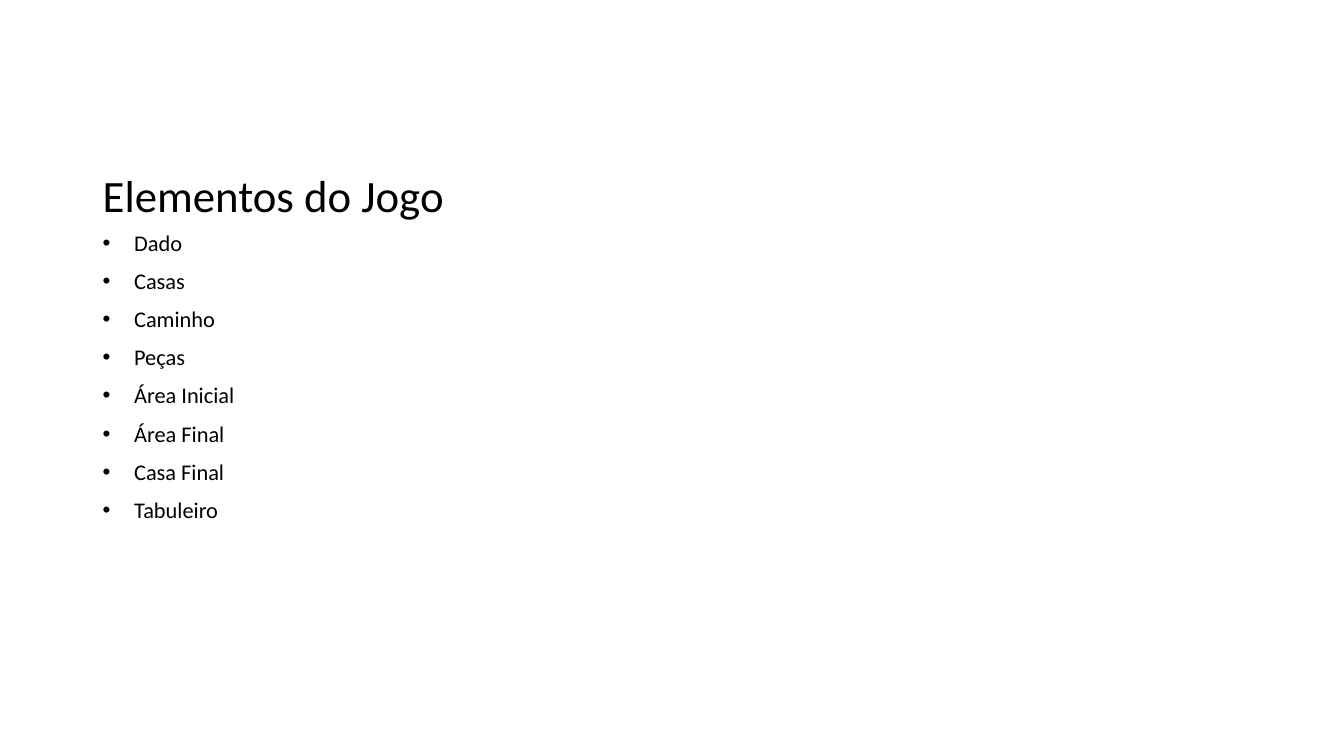
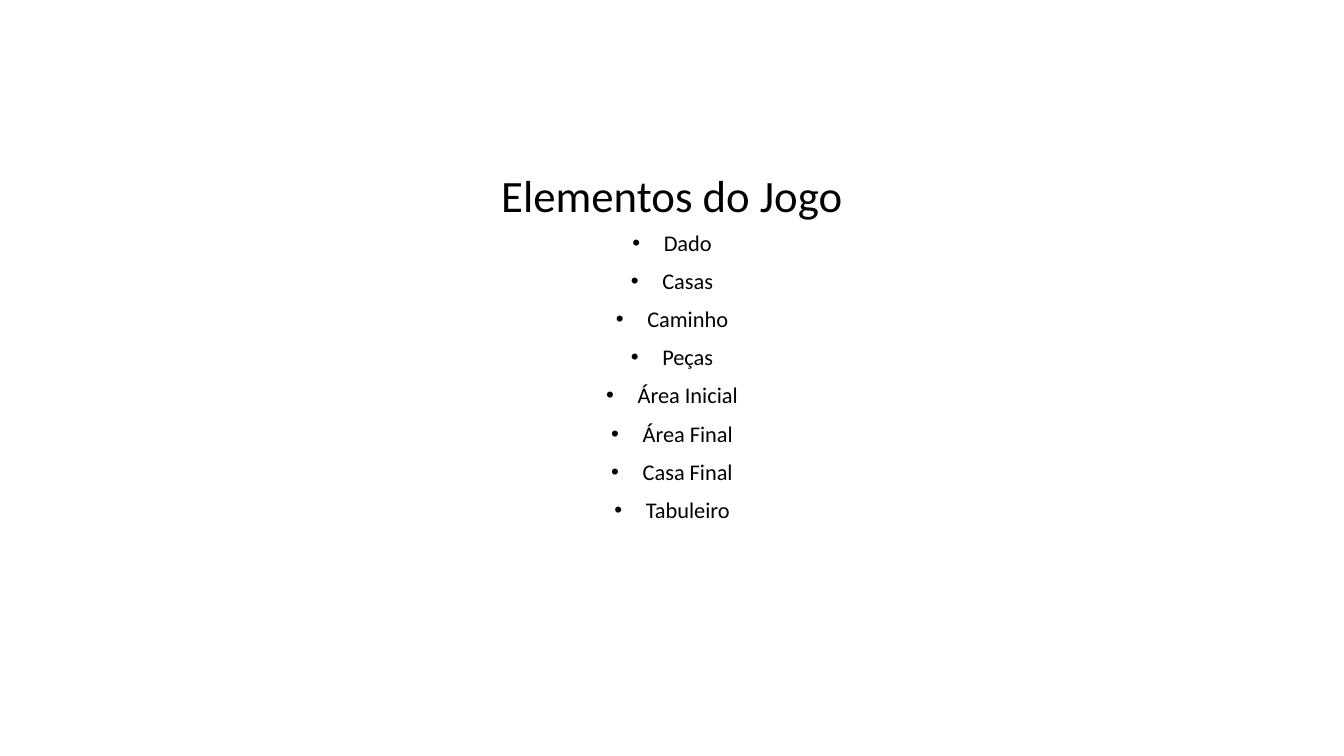
Before and after one commit to Arihz/ldp_ludo, a slide deck: slide 4 of ldp_ludo.pptx. Drawn at 1344x756 pixels with LibreOffice and Linux fonts; fonts in the diff are those of the drawing. Boxes give left, top, right and bottom in pixels: in the first picture for what was removed or moved away, otherwise in the second. Text is boxed around its words. In the diff, an @@ line names an element or a change of style, - is before the commit and + after.

```diff
--- a/ldp_ludo.pptx
+++ b/ldp_ludo.pptx
@@ title "Elementos do Jogo" at [501,181,842,220]: alignment left to centre @@
@@ text "Dado" at [638,235,738,518]: alignment left to centre @@
```
Also in this commit, not shown: 1 other slide changed, 1 slide added, 1 slide removed.
